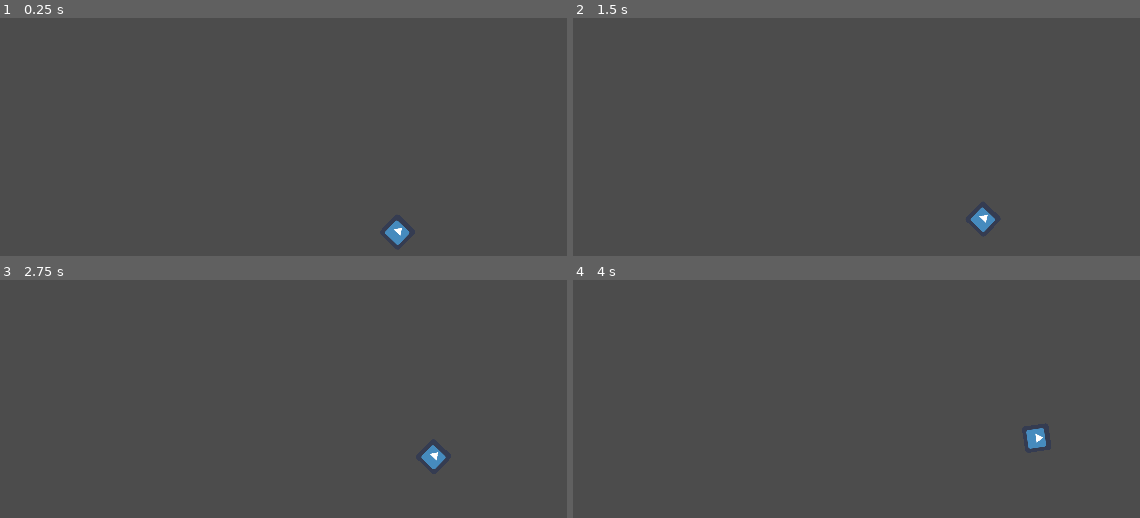
Above: before the commit, frames 1-4 (two rows, left to right).
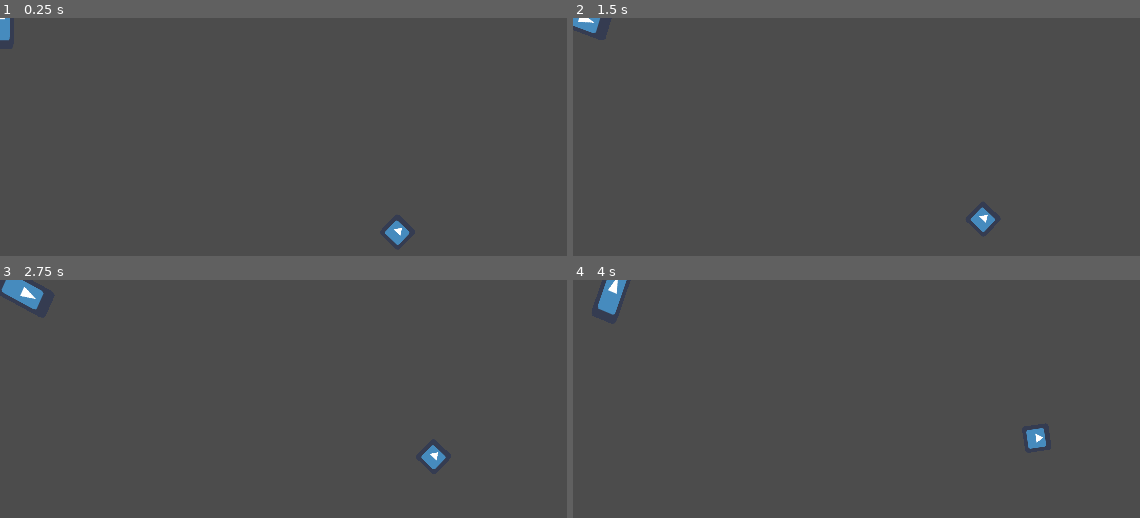
Above: after the commit, the same moments.

Repository: dekaravanhoc/3m5-gamejam9-pingelrietz
Game: Godot game, scene res://level/level.tscn
Same seed, same stepped clock (60 frames per second), same inputs: the game is played once before the commit and once after it. The engine's default icon, where the game draws it, is replaced by a stand-in: a white triangle on a blue panel in a dark square.
Inputs:
- Up to frame 1 (0.25 s): no input
- Up to frame 2 (1.5 s): tap Enter at 0.5 s; hold Right (move_right) 0.53-1.28 s; hold S (move_down) from 1.28 s (still down)
- Up to frame 3 (2.75 s): release S (move_down) at 2.03 s; hold Right (move_right) from 2.03 s (still down)
- Up to frame 4 (4 s): release Right (move_right) at 2.78 s; hold W (move_up) 2.78-3.53 s; hold A (move_left) from 3.53 s (still down)

The runs differ from the first frame. In frame 1, 0.2% of the frame differs, in the area x 0-2%, y 0-10%; in frame 2, 0.2%; in frame 3, 0.6%, in the area x 0-8%, y 0-13%; in frame 4, 0.5%.

Commit message:
adds fuel consumption

Diff:
--- a/level/level.tscn
+++ b/level/level.tscn
@@ -1,6 +1,7 @@
-[gd_scene load_steps=2 format=2]
+[gd_scene load_steps=3 format=2]
 
 [ext_resource path="res://enemy/enemy_ship.tscn" type="PackedScene" id=1]
+[ext_resource path="res://src/Submarine/Submarine.tscn" type="PackedScene" id=2]
 
 [node name="Level" type="Node"]
 
@@ -12,6 +13,8 @@
 [node name="EnemyShip" parent="WorldLayer/World" instance=ExtResource( 1 )]
 position = Vector2( 953, 515 )
 
+[node name="Submarine" parent="WorldLayer/World" instance=ExtResource( 2 )]
+
 [node name="HudLayer" type="CanvasLayer" parent="."]
 
 [node name="Hud" type="Control" parent="HudLayer"]
--- a/project.godot
+++ b/project.godot
@@ -40,6 +40,7 @@
 
 window/size/width=1920
 window/size/height=1080
+window/size/resizable=false
 window/size/always_on_top=true
 window/stretch/mode="2d"
 window/stretch/aspect="keep"
@@ -78,6 +79,12 @@
 , Object(InputEventJoypadMotion,"resource_local_to_scene":false,"resource_name":"","device":0,"axis":0,"axis_value":1.0,"script":null)
  ]
 }
+claw={
+"deadzone": 0.5,
+"events": [ Object(InputEventKey,"resource_local_to_scene":false,"resource_name":"","device":0,"alt":false,"shift":false,"control":false,"meta":false,"command":false,"pressed":false,"scancode":0,"physical_scancode":16777237,"unicode":0,"echo":false,"script":null)
+, Object(InputEventJoypadButton,"resource_local_to_scene":false,"resource_name":"","device":0,"button_index":0,"pressure":0.0,"pressed":false,"script":null)
+ ]
+}
 
 [mono]
 
--- a/src/Submarine/Submarine.gd
+++ b/src/Submarine/Submarine.gd
@@ -1,33 +1,29 @@
 class_name Submarine
 extends Character
 
-export (float) var rotation_speed = 5
 
 var gold : int
-var fuel : float
+export (float) var fuel: float = 100
+export (float) var fuel_loss_rate: float = 0.1
 
 var forward : Vector2
 
 # Called when the node enters the scene tree for the first time.
 func _ready() -> void:
 	forward = Vector2.UP
-	print(forward)
 	pass # Replace with function body.
 
 
 # Called every frame. 'delta' is the elapsed time since the previous frame.
 func _physics_process(delta: float) -> void:
-	if is_input():
-		var rotation_direction = get_input_direction()
-		if rotation_direction != forward:
-			movement_vector = rotation_direction
-		else:
-			movement_vector = forward
+	if is_movement_input() and fuel > 0:
+		movement_vector = get_input_direction()
+		fuel -= fuel_loss_rate
+		print(fuel)
 	else:
 		movement_vector = Vector2.ZERO
-	print(movement_vector)
 
-func is_input():
+func is_movement_input():
 	return Input.is_action_pressed("move_down") or Input.is_action_pressed("move_up") or Input.is_action_pressed("move_left") or Input.is_action_pressed("move_right")
 
 func get_input_direction():
--- a/src/Submarine/Submarine.tscn
+++ b/src/Submarine/Submarine.tscn
@@ -3,17 +3,17 @@
 [ext_resource path="res://icon.png" type="Texture" id=1]
 [ext_resource path="res://src/Submarine/Submarine.gd" type="Script" id=2]
 
-[sub_resource type="CapsuleShape2D" id=1]
+[sub_resource type="CircleShape2D" id=1]
+radius = 26.2656
 
 [node name="Submarine" type="KinematicBody2D"]
-position = Vector2( 622, 547 )
 script = ExtResource( 2 )
 
 [node name="CollisionShape2D" type="CollisionShape2D" parent="."]
 scale = Vector2( 4.38935, 4.84223 )
 shape = SubResource( 1 )
 
-[node name="Icon" type="Sprite" parent="CollisionShape2D"]
+[node name="Sprite" type="Sprite" parent="CollisionShape2D"]
 position = Vector2( 0.227824, -0.413033 )
 scale = Vector2( 0.227824, 0.49693 )
 texture = ExtResource( 1 )
